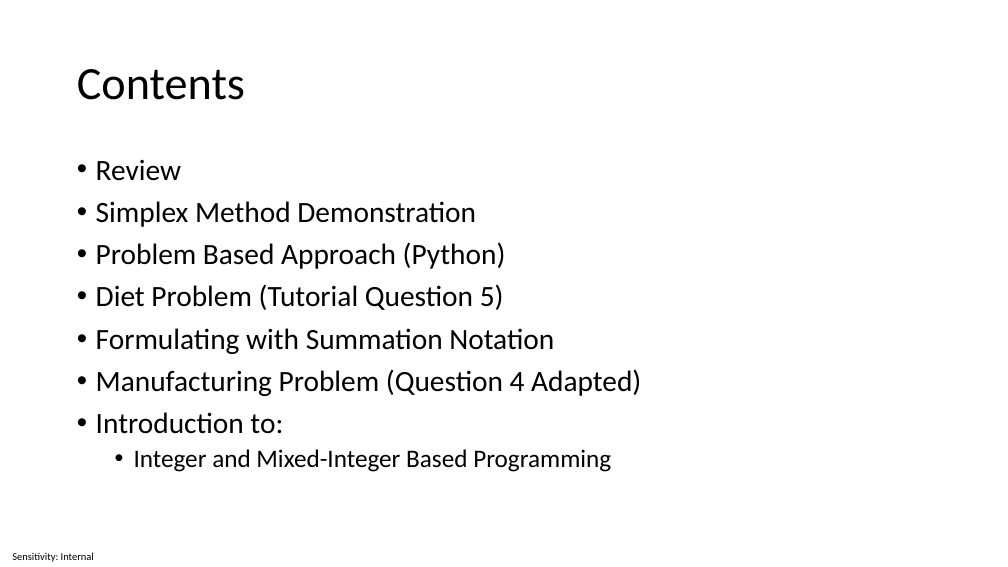
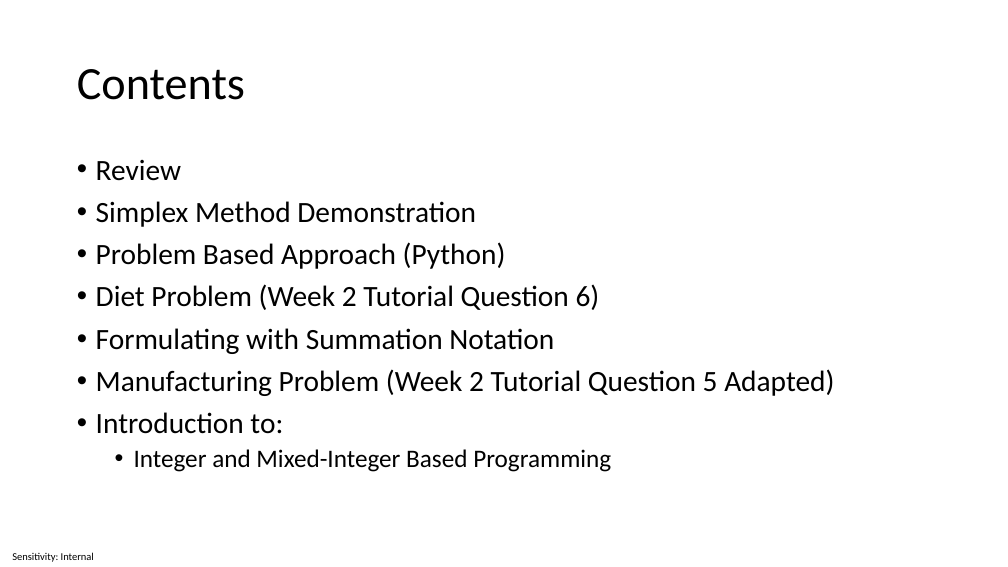
Before and after one commit to ctsallis/operational_research, a slide deck: slide 2 of content/Lectures/Semester 1/Week 03 - Linear Programming 2/1 Lecture/Week 3 - Linear Programming 2.pptx. Drawn at 1008x567 pixels with LibreOffice and Linux fonts; fonts in the diff are those of the drawing. Boxes give left, top, right and bottom in pixels: in the first picture for what was removed or moved away, otherwise in the second. Text is boxed around its words. In the diff, an @@ line names an element or a change of style, - is before the commit and + after.

```diff
--- a/content/Lectures/Semester 1/Week 03 - Linear Programming 2/1 Lecture/Week 3 - Linear Programming 2.pptx
+++ b/content/Lectures/Semester 1/Week 03 - Linear Programming 2/1 Lecture/Week 3 - Linear Programming 2.pptx
@@ text at bbox=[96, 284, 600, 310]: text changed @@
-• Diet Problem (Tutorial Question 5)
+• Diet Problem (Week 2 Tutorial Question 6)
@@ text at bbox=[96, 369, 834, 396]: text changed @@
-• Manufacturing Problem (Question 4 Adapted)
+• Manufacturing Problem (Week 2 Tutorial Question 5 Adapted)
```
Also in this commit, not shown: 11 other slides changed, 6 other files.
